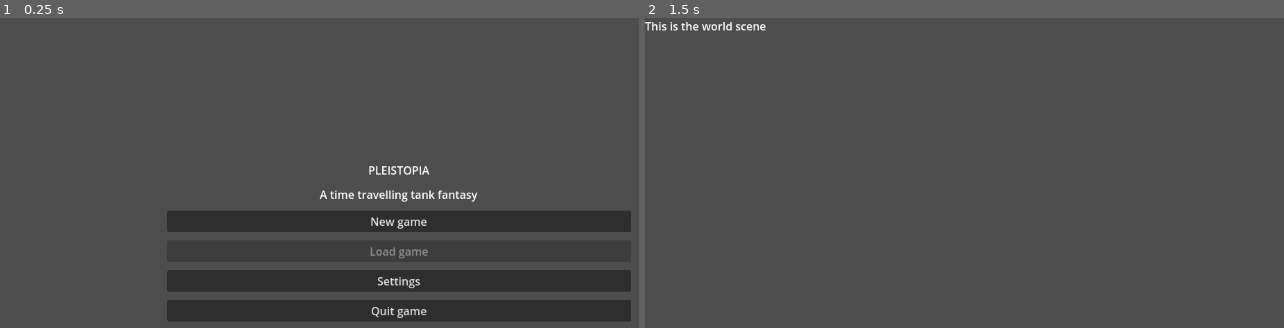
Above: before the commit, frames 1-2 (left to right).
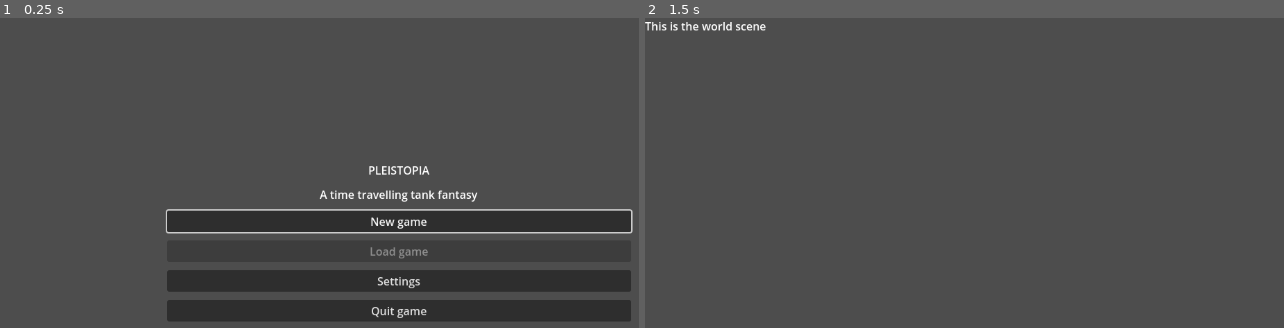
Above: after the commit, the same moments.

Repository: nialsiG/Pleistopia2.0
Game: Godot game, scene res://scenes/menu.tscn
The game is run twice, just before and just after one commit, with the same random seed, the same clock (stepped at 60 frames per second) and the same inputs.
Inputs:
- Up to frame 1 (0.25 s): no input
- Up to frame 2 (1.5 s): click "New game" at 0.5 s; tap Enter at 1.25 s

The runs differ from the first frame. In frame 1, 1.0% of the frame differs, in the area x 25-100%, y 61-70%; in frame 2, nothing differs.

Commit message:
button focus + neighbours

Diff:
--- a/Pleistopia 2.0/scenes/menu.tscn
+++ b/Pleistopia 2.0/scenes/menu.tscn
@@ -27,14 +27,14 @@
 theme_override_constants/separation = 12
 alignment = 1
 
-[node name="Label" type="Label" parent="main_menu/VBoxContainer"]
+[node name="Title" type="Label" parent="main_menu/VBoxContainer"]
 layout_mode = 2
 size_flags_horizontal = 4
 size_flags_vertical = 0
 text = "Pleistopia"
 uppercase = true
 
-[node name="Label2" type="Label" parent="main_menu/VBoxContainer"]
+[node name="Subtitle" type="Label" parent="main_menu/VBoxContainer"]
 layout_mode = 2
 size_flags_horizontal = 4
 size_flags_vertical = 0
@@ -42,6 +42,7 @@
 
 [node name="Button_new_game" type="Button" parent="main_menu/VBoxContainer"]
 layout_mode = 2
+focus_neighbor_top = NodePath("../Button_quit")
 text = "New game"
 
 [node name="Button_load_game" type="Button" parent="main_menu/VBoxContainer"]
@@ -55,6 +56,7 @@
 
 [node name="Button_quit" type="Button" parent="main_menu/VBoxContainer"]
 layout_mode = 2
+focus_neighbor_bottom = NodePath("../Button_new_game")
 text = "Quit game"
 
 [connection signal="pressed" from="main_menu/VBoxContainer/Button_new_game" to="main_menu" method="_on_button_new_game_pressed"]
--- a/Pleistopia 2.0/scripts/main_menu.gd
+++ b/Pleistopia 2.0/scripts/main_menu.gd
@@ -1,12 +1,13 @@
 extends Control
 
-
+@onready var start_button = $VBoxContainer/Button_new_game
+@onready var start_file = "res://scenes/world.tscn"
 # Called when the node enters the scene tree for the first time.
 func _ready():
-	pass # Replace with function body.
+	start_button.grab_focus()
 
 func _on_button_new_game_pressed():
-	get_tree().change_scene_to_file("res://scenes/world.tscn")
+	get_tree().change_scene_to_file(start_file)
 
 func _on_button_load_game_pressed():
 	pass # Replace with function body.
